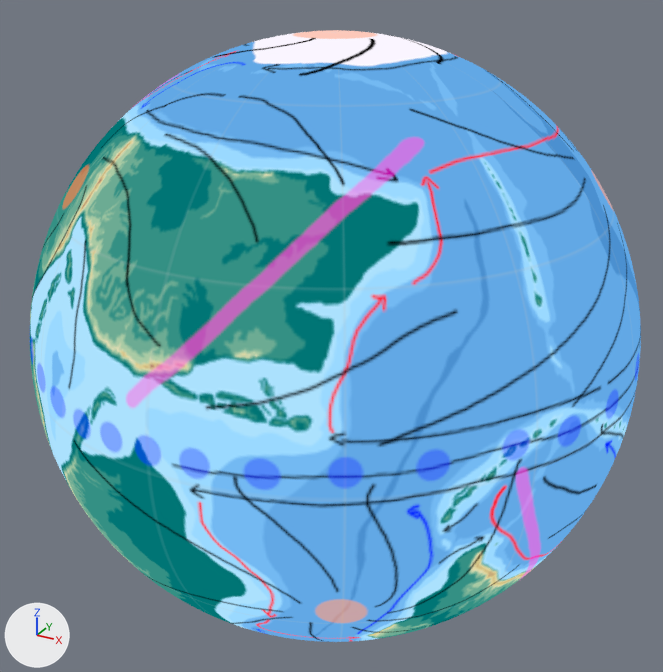
The Blender file work/globe.blend, before and after one commit.
Before and after are seen from a 50 mm lens placed at (5.56, -10.21, 5.1), pointed at (-0.04, -0.02, 0.0). The lights are fixed; the arrows at lower left show +X, +Y and +Z.

The older version as bpy lines, for what is in view:
```python
ob_sphere = bpy.data.objects.new('Sphere', me_sphere)
ob_sphere.location = (0.0, 0.0, 0.0)
```
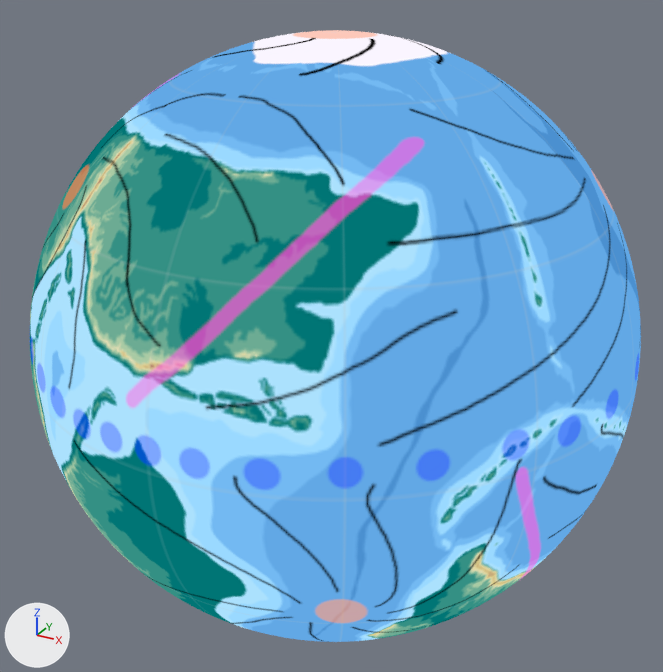
What differs and where, as boxes (x1, y1, x2, y2) in the pictures (663 x 672 px):
'Sphere', surface changed: (135, 42, 641, 642) in both

What changed in the scene script:
```text
Change mat_material_001:
    add n7 = _N.new('ShaderNodeTexImage'); n7.name = 'Image Texture.004'
    add n7.image = img_winter_ocean_currents
    add n14 = _N.new('ShaderNodeTexImage'); n14.name = 'Image Texture.003'
    add n14.image = img_summer_ocean_currents
    remove n5 = _N.new('ShaderNodeTexImage'); n5.name = 'Image Texture.005'
    remove n5.image = img_summer_wind_patterns
    add n11 = _N.new('ShaderNodeMix'); n11.name = 'Mix.003'
    add n11.mute = True
    add n11.data_type = 'RGBA'
    remove n7 = _N.new('ShaderNodeTexImage'); n7.name = 'Image Texture.004'
    remove n7.image = img_winter_ocean_currents
    add n13 = _N.new('ShaderNodeMix'); n13.name = 'Mix.004'
    add n13.data_type = 'RGBA'
    remove n9 = _N.new('ShaderNodeMix'); n9.name = 'Mix.002'
    remove n9.data_type = 'RGBA'
    remove n11 = _N.new('ShaderNodeMix'); n11.name = 'Mix.003'
    remove n11.mute = True
    remove n11.data_type = 'RGBA'
    remove n13 = _N.new('ShaderNodeMix'); n13.name = 'Mix.004'
    remove n13.data_type = 'RGBA'
    remove n14 = _N.new('ShaderNodeTexImage'); n14.name = 'Image Texture.003'
    remove n14.image = img_summer_ocean_currents
    add n9 = _N.new('ShaderNodeMix'); n9.name = 'Mix.002'
    add n9.mute = True
    add n9.data_type = 'RGBA'
    add n5 = _N.new('ShaderNodeTexImage'); n5.name = 'Image Texture.005'
    add n5.image = img_summer_wind_patterns
```
